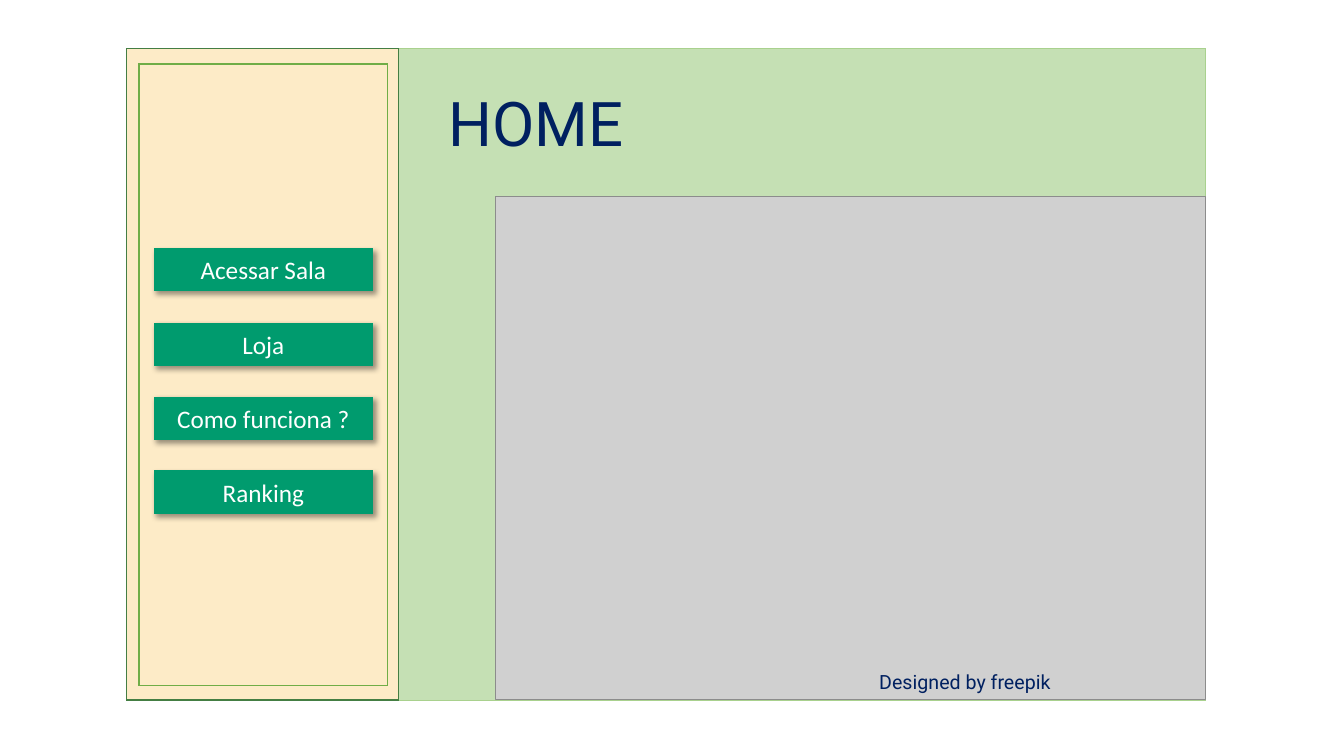
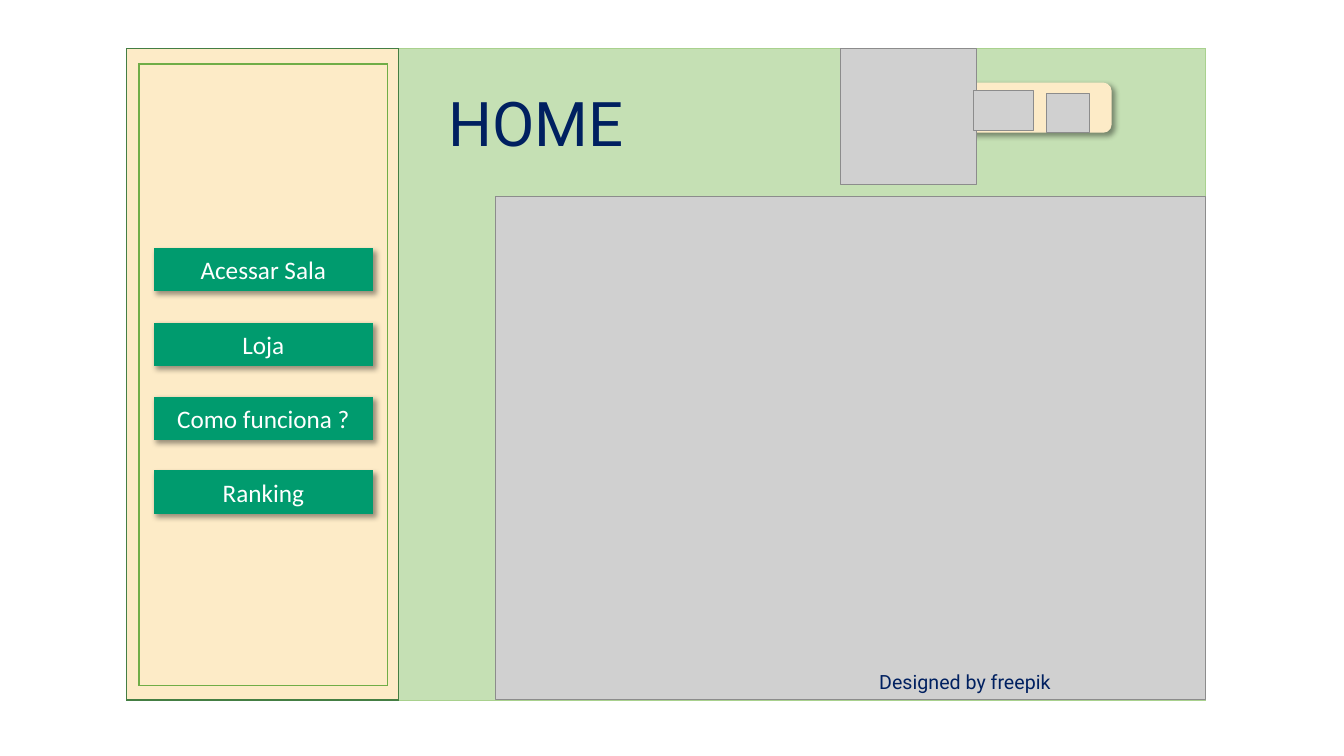
Before and after one commit to NathanReis/FTT-Recicla, a slide deck: slide 9 of DocumentacaoProjeto/Protótipo_Visual.pptx. Drawn at 1344x756 pixels with LibreOffice and Linux fonts; fonts in the diff are those of the drawing; grey boxes stand for pictures. Boxes give left, top, right and bottom in pixels: in the first picture for what was removed or moved away, otherwise in the second. Text is boxed around its words. In the diff, an @@ line names an element or a change of style, - is before the commit and + after.

```diff
--- a/DocumentacaoProjeto/Protótipo_Visual.pptx
+++ b/DocumentacaoProjeto/Protótipo_Visual.pptx
@@ picture added at [841,48,977,185] @@
@@ rounded rectangle added at [885,83,1112,133], fill #FDEBC7 @@
@@ picture added at [973,91,1033,130] @@
@@ picture added at [1047,94,1090,133] @@
```
Also in this commit, not shown: 5 other slides changed.
